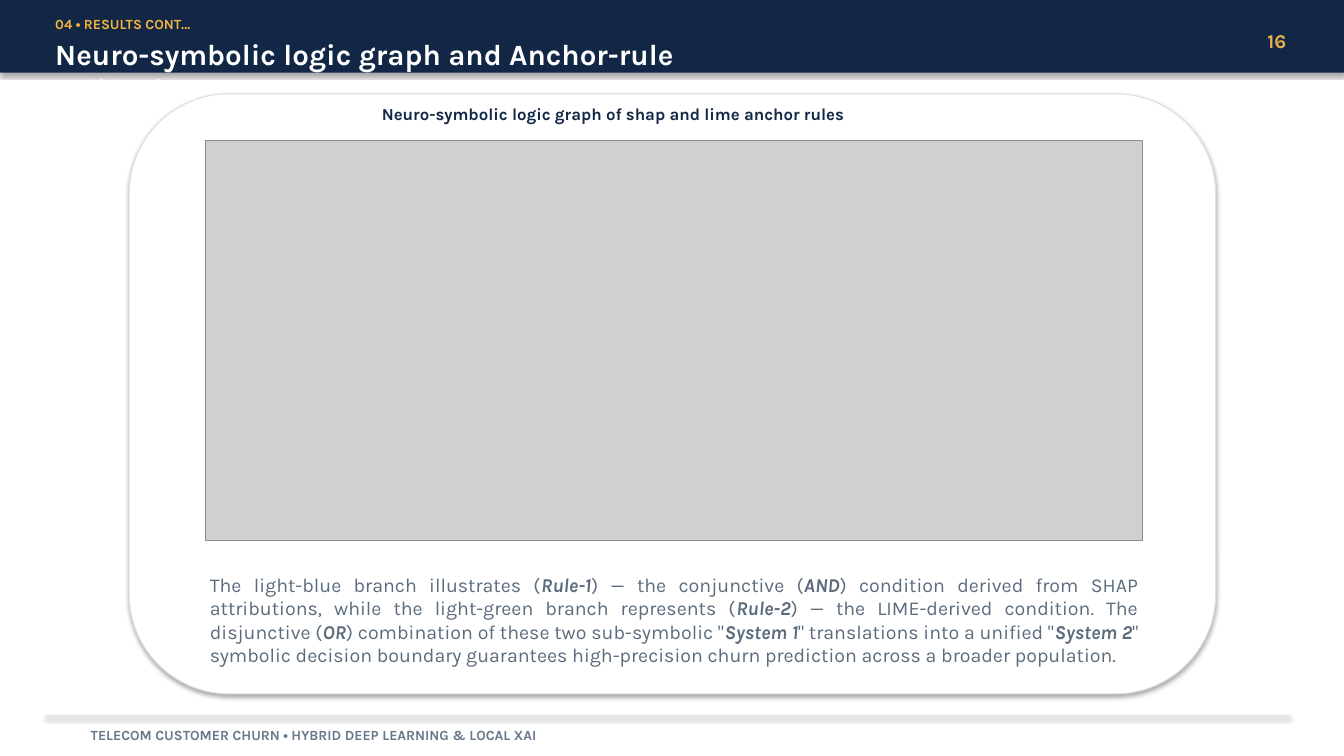
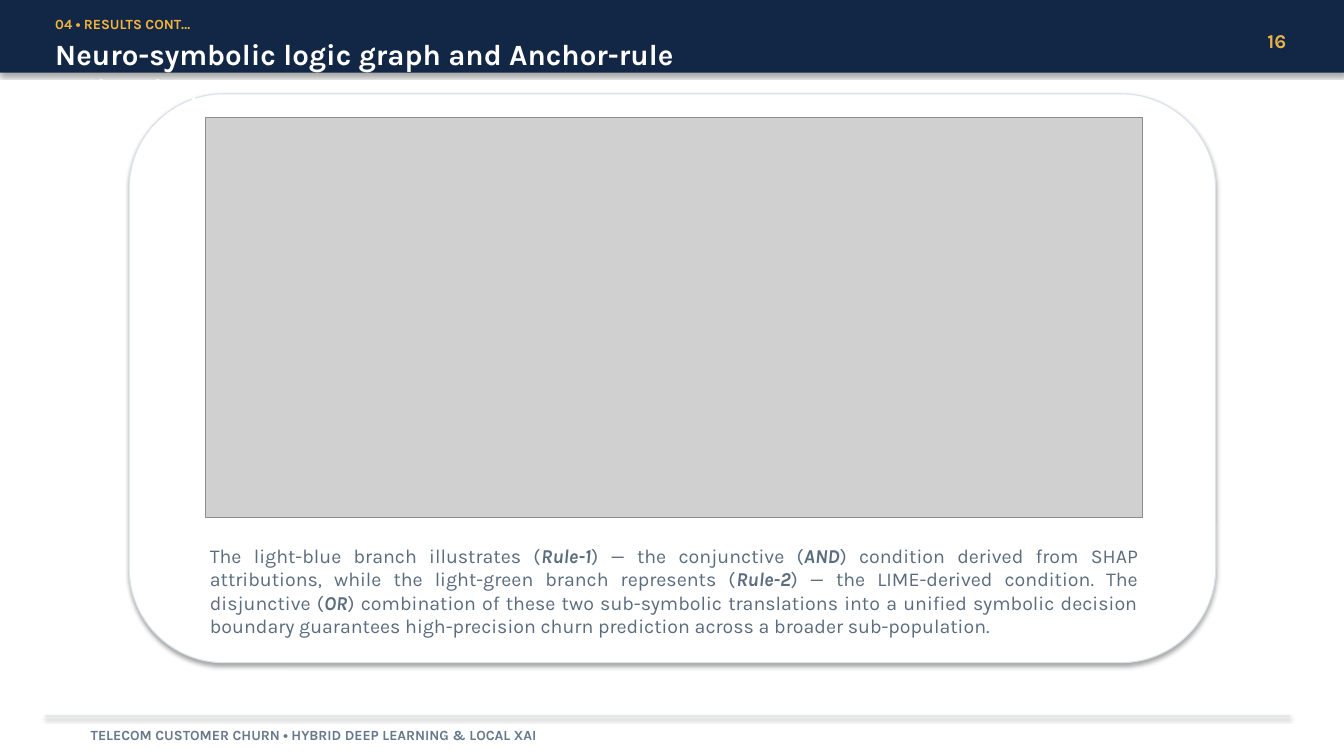
Before and after one commit to FanuelMichael/XAI_course-work, a slide deck: slide 16 of Power-point presentation/Presentation.pptx. Drawn at 1344x756 pixels with LibreOffice and Linux fonts; fonts in the diff are those of the drawing; grey boxes stand for pictures. Boxes give left, top, right and bottom in pixels: in the first picture for what was removed or moved away, otherwise in the second. Text is boxed around its words. In the diff, an @@ line names an element or a change of style, - is before the commit and + after.

```diff
--- a/Power-point presentation/Presentation.pptx
+++ b/Power-point presentation/Presentation.pptx
@@ rounded rectangle: place and size @@
-rounded rectangle at [129,94,1216,694]
+rounded rectangle at [129,94,1216,662]
@@ picture: place and size @@
-picture at [206,141,1142,541]
+picture at [206,118,1142,518]
@@ text removed at [382,108,844,125] @@
-Neuro-symbolic logic graph of shap and lime anchor rules
@@ text at [210,549,1138,638]: text changed @@
-The light-blue branch illustrates (Rule-1) — the conjunctive (AND) condition derived from SHAP attributions, while the light-green branch represents (Rule-2) — the LIME-derived condition. The disjunctive (OR) combination of these two sub-symbolic "System 1" translations into a unified "System 2" symbolic decision boundary guarantees high-precision churn prediction across a broader population.
+The light-blue branch illustrates (Rule-1) — the conjunctive (AND) condition derived from SHAP attributions, while the light-green branch represents (Rule-2) — the LIME-derived condition. The disjunctive (OR) combination of these two sub-symbolic translations into a unified symbolic decision boundary guarantees high-precision churn prediction across a broader sub-population.
```
Also in this commit, not shown: 3 other slides changed, 1 other file.
